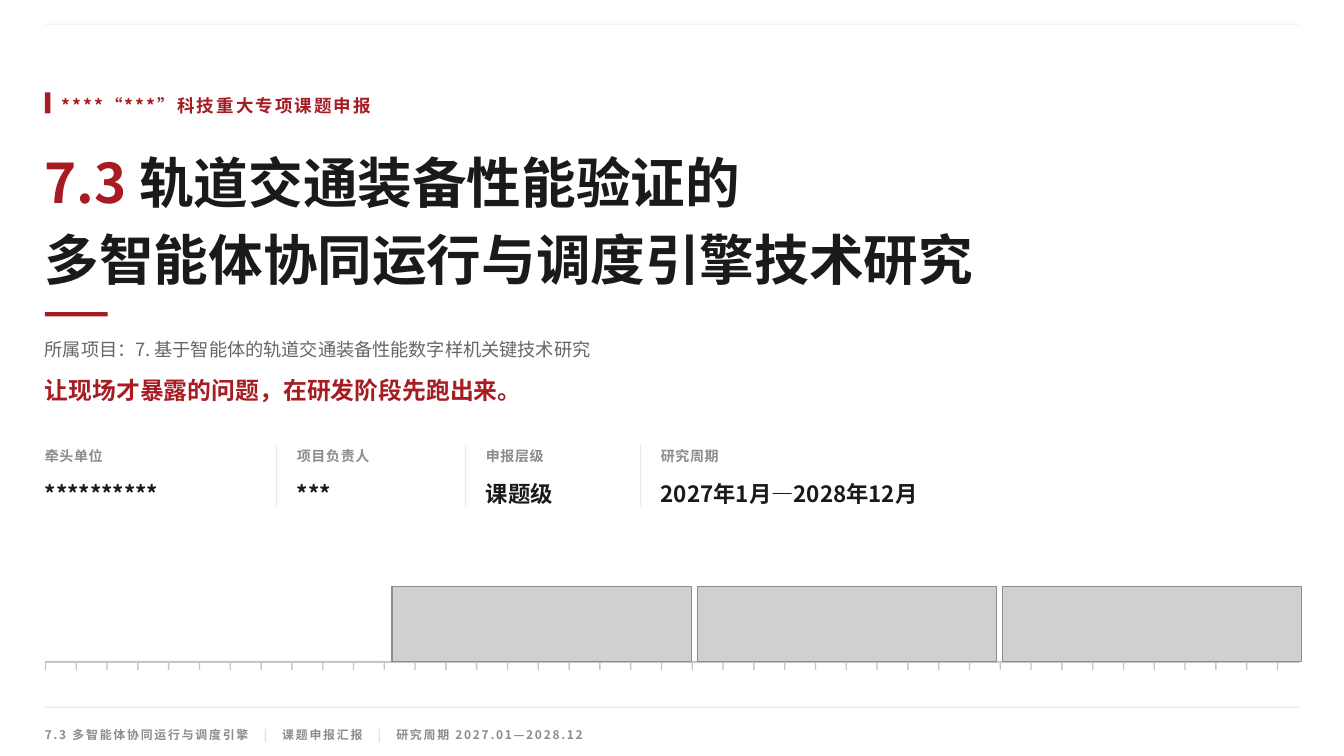
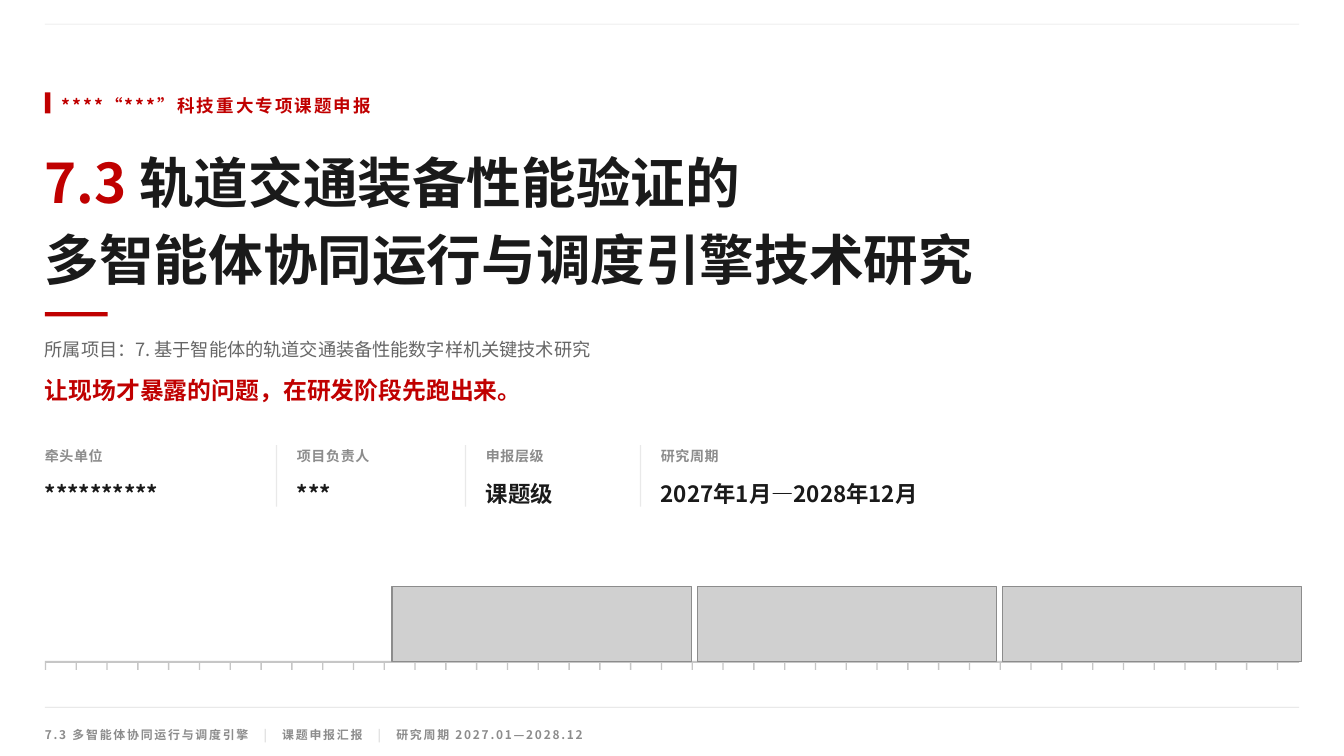
Before and after one commit to huosi012/PPT, a slide deck: slide 1 of 项目汇报PPT.pptx. Drawn at 1344x756 pixels with LibreOffice and Linux fonts; fonts in the diff are those of the drawing; grey boxes stand for pictures. Boxes give left, top, right and bottom in pixels: in the first picture for what was removed or moved away, otherwise in the second. Text is boxed around its words. In the diff, an @@ line names an element or a change of style, - is before the commit and + after.

```diff
--- a/项目汇报PPT.pptx
+++ b/项目汇报PPT.pptx
@@ rectangle at (x1=44, y1=93, x2=50, y2=114): fill #A61C22 to #C00000 @@
@@ text "****“***”科技重大专项课题申报" at (x1=62, y1=97, x2=371, y2=114): text colour #A61C22 to #C00000 @@
@@ text at (x1=45, y1=156, x2=740, y2=208): text colour #A61C22 to #C00000 in "7.3" @@
@@ rectangle at (x1=44, y1=313, x2=107, y2=317): fill #A61C22 to #C00000 @@
@@ text "让现场才暴露的问题，在研发阶段先跑出来。" at (x1=45, y1=378, x2=522, y2=402): text colour #A61C22 to #C00000 @@
```
Also in this commit, not shown: 19 other slides changed, 40 other files.
